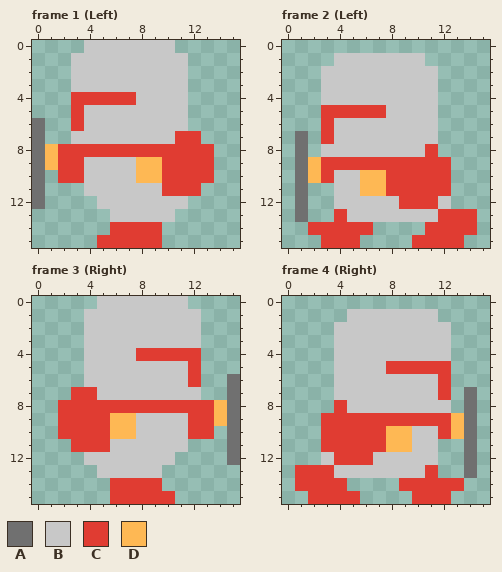
Two states of a pixel-art file, resource/image/walk_animation.aseprite. The picture above is the old version.
16x16 pixels, 8 frames. Shown: frame 1 (Left), frame 2 (Left), frame 3 (Right), frame 4 (Right). The commit also changed other frames, which this record leaves out.
Palette (. is transparent): A #707070  B #c8c8c8  C #e03c32  D #feb854
The same view after the edit:
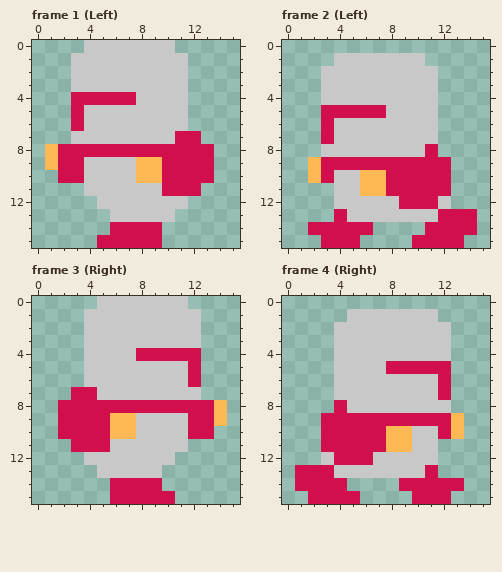
What changed:
layer "Shield" now hidden
@@ palette @@
-C #e03c32
+C #d10f4c
--- frame 1 (Left)
@@ x 0..2 @@
  5 ...
- 6 A..
- 7 A..
- 8 ADC
- 9 ADC
-10 A.C
-11 A..
-12 A..
+ 6 ...
+ 7 ...
+ 8 .DC
+ 9 .DC
+10 ..C
+11 ...
+12 ...
 13 ...
--- frame 2 (Left)
@@ x 0..3 @@
  6 ...C
- 7 .A.C
- 8 .A.B
- 9 .ADC
-10 .ADC
-11 .A..
-12 .A..
-13 .A..
+ 7 ...C
+ 8 ...B
+ 9 ..DC
+10 ..DC
+11 ....
+12 ....
+13 ....
 14 ..CC
--- frame 3 (Right)
@@ x 13..15 @@
  5 ...
- 6 ..A
- 7 ..A
- 8 CDA
- 9 CDA
-10 C.A
-11 ..A
-12 ..A
+ 6 ...
+ 7 ...
+ 8 CD.
+ 9 CD.
+10 C..
+11 ...
+12 ...
 13 ...
--- frame 4 (Right)
@@ x 12..15 @@
  6 C...
- 7 C.A.
- 8 B.A.
- 9 CDA.
-10 CDA.
-11 ..A.
-12 ..A.
-13 ..A.
+ 7 C...
+ 8 B...
+ 9 CD..
+10 CD..
+11 ....
+12 ....
+13 ....
 14 CC..
